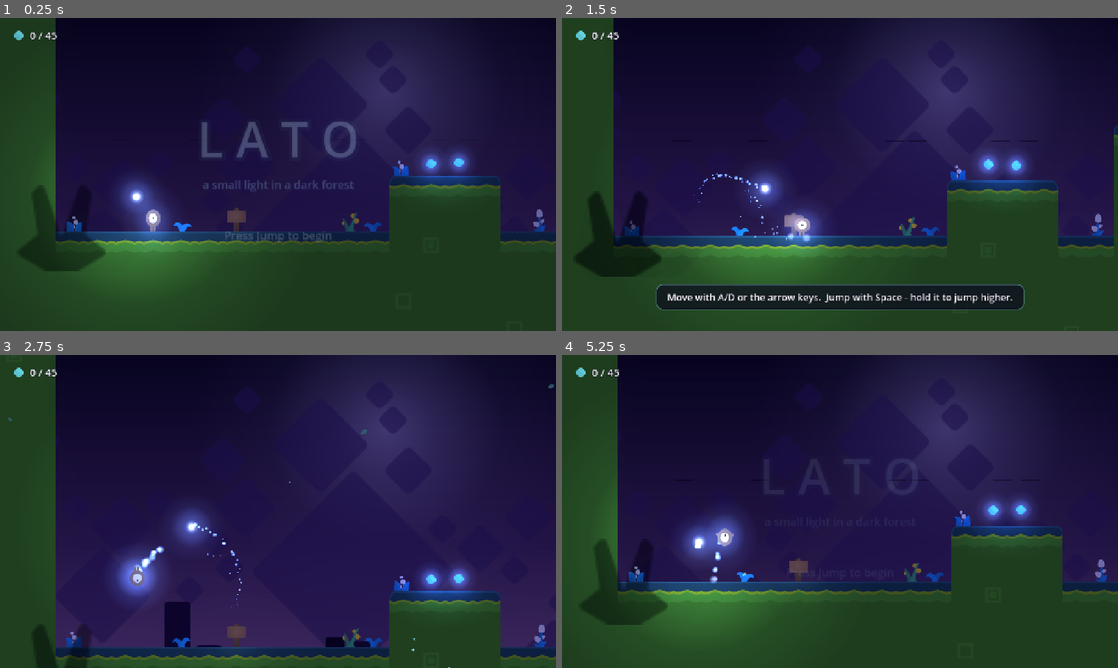
Above: before the commit, frames 1-4 (two rows, left to right).
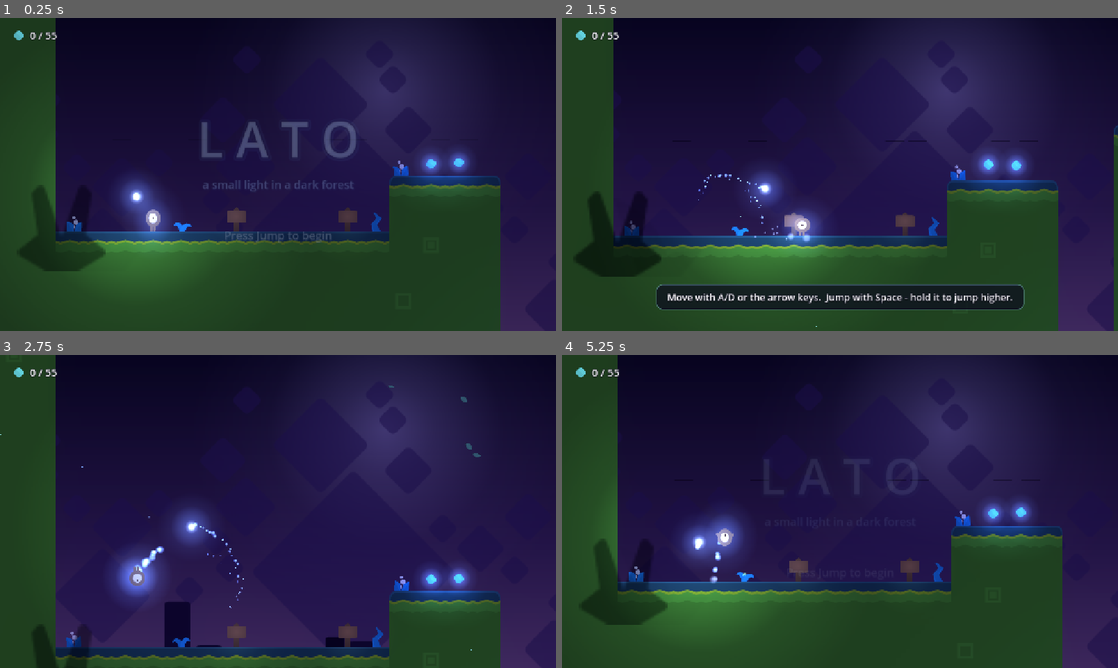
Above: after the commit, the same moments.

Repository: lenhoare/lato
Game: Godot game, scene res://scenes/main.tscn
The game is run twice, just before and just after one commit, with the same random seed, the same clock (stepped at 60 frames per second) and the same inputs.
Inputs (mouse positions are in pixels of both pictures, inside the frame that each line leads up to):
- Up to frame 1 (0.25 s): no input
- Up to frame 2 (1.5 s): tap Enter at 0.5 s; move the mouse to (962, 158) at 0.52 s; hold D (move_right) 0.53-1.25 s; hold C (bash) 0.53-1.25 s; click (962, 158) at 0.67 s; tap Space (jump) at 0.77, 1.07 s; tap Shift (dash) at 0.8 s; drag from (728, 190) to (995, 174) at 1.27 s
- Up to frame 3 (2.75 s): move the mouse to (333, 442) at 2.02 s; hold A (move_left) from 2.03 s (still down); hold Space (jump) from 2.03 s (still down); click (333, 442) at 2.17 s; tap C (bash) at 2.3 s
- Up to frame 4 (5.25 s): release A (move_left) at 2.75 s; release Space (jump) at 2.75 s; drag from (812, 574) to (1017, 577) at 2.77 s; move the mouse to (1006, 558) at 3.52 s; hold D (move_right) 3.53-4.25 s; hold Shift (dash) 3.53-4.25 s; click (1006, 558) at 3.67 s; tap Space (jump) at 3.77, 3.8, 4.07 s; tap M (map) at 4.15 s; drag from (673, 464) to (795, 564) at 4.27 s; tap R (restart) at 5 s; move the mouse to (867, 511) at 5.02 s; hold D (move_right) from 5.03 s (still down); hold Shift (dash) from 5.03 s (still down); tap K at 5.1 s; click (867, 511) at 5.17 s

The runs differ from the first frame. In frame 1, 3.4% of the frame differs, in the area x 8-100%, y 4-100%; in frame 2, 3.4%; in frame 3, 1.2%; in frame 4, 3.4%.

Commit message:
Add swimming and an underground lake
- '~' water tiles: translucent water drawn over the player with a
  bobbing surface, bubbles and glow
- Free swimming with buoyancy, jump-to-kick underwater, leap out at the
  surface; dash and bash work underwater
- Splashes on entry/exit, swim sounds, blue tint and muffled audio while
  submerged, water shown on the map
- Hidden lake under the meadow with orbs and an enemy

Co-Authored-By: Claude Opus 5.5 <noreply@anthropic.com>
Claude-Session: https://claude.ai/code/session_01SbMPVJgnTmiar6GJ6yuRGZ

Diff:
--- a/scripts/game.gd
+++ b/scripts/game.gd
@@ -11,6 +11,7 @@
 signal camera_shake(strength: float, duration: float)
 signal screen_flash(color: Color, duration: float)
 signal saved
+signal underwater_changed(value: bool)
 ## Something pushed the air (dash, bash, landing...): plants and vines react.
 signal world_impulse(pos: Vector2, radius: float, strength: float)
 
@@ -40,6 +41,8 @@
 ## set by test tools to skip the title screen
 var skip_title := false
 var player: Node2D
+var level: Node  # main.gd, for tile queries such as is_water_at()
+var underwater := false
 
 var _slowmo_tween: Tween
 
@@ -51,6 +54,17 @@
 
 
 # --- Saving -------------------------------------------------------------------
+
+func set_underwater(value: bool) -> void:
+	if value == underwater:
+		return
+	underwater = value
+	underwater_changed.emit(value)
+
+
+func is_water_at(pos: Vector2) -> bool:
+	return is_instance_valid(level) and level.is_water_at(pos)
+
 
 func impulse(pos: Vector2, radius: float, strength: float) -> void:
 	world_impulse.emit(pos, radius, strength)
--- a/scripts/hud.gd
+++ b/scripts/hud.gd
@@ -24,6 +24,14 @@
 	_flash.color = Color(1, 1, 1, 0)
 	_flash.mouse_filter = Control.MOUSE_FILTER_IGNORE
 	add_child(_flash)
+
+	var tint := ColorRect.new()
+	tint.set_anchors_preset(Control.PRESET_FULL_RECT)
+	tint.color = Color(0.1, 0.35, 0.75, 0.0)
+	tint.mouse_filter = Control.MOUSE_FILTER_IGNORE
+	add_child(tint)
+	Game.underwater_changed.connect(func(v: bool) -> void:
+		create_tween().tween_property(tint, "color:a", 0.22 if v else 0.0, 0.3))
 
 	# counters (top-left)
 	var top := VBoxContainer.new()
--- a/scripts/main.gd
+++ b/scripts/main.gd
@@ -13,6 +13,7 @@
 ##   3  bash shrine                 4  glide shrine
 ##   s  secret: looks solid but you can walk through it
 ##   W  updraft (rising wind)       G  goal
+##   ~  water (swim!)
 
 @export_file("*.txt") var level_path := "res://levels/level1.txt"
 @export_enum("Green", "Blue", "Brown", "Yellow") var tile_color := "Green"
@@ -46,6 +47,7 @@
 const Title := preload("res://scripts/title.gd")
 const MapScreen := preload("res://scripts/map_screen.gd")
 const Vine := preload("res://scripts/vine.gd")
+const Water := preload("res://scripts/water.gd")
 
 const SHRINES := {"1": "double_jump", "2": "dash", "3": "bash", "4": "glide"}
 
@@ -59,10 +61,13 @@
 var world: Node2D
 var player: Player
 var _secret_cells := {}  # Vector2i -> secret id
+var water := {}  # Vector2i -> true
 
 
 func _ready() -> void:
 	_load_level()
+	_find_water()
+	Game.level = self
 	Game.init_map(Vector2i(width, height))
 	_build_environment()
 	world = Node2D.new()
@@ -70,6 +75,7 @@
 	add_child(world)
 	_build_tileset()
 	_build_terrain()
+	_build_water()
 	_build_objects()
 	_build_decorations()
 	_build_vines()
@@ -263,6 +269,54 @@
 		if cell(p.x + d.x, p.y + d.y) in ["s", "o", "k", "#"]:
 			n += 1
 	return n >= 3
+
+
+func _find_water() -> void:
+	for y in height:
+		for x in width:
+			if cell(x, y) == "~":
+				water[Vector2i(x, y)] = true
+	# items / enemies placed in water count as water too
+	for _pass in 2:
+		for y in height:
+			for x in width:
+				var p := Vector2i(x, y)
+				if water.has(p) or not cell(x, y) in ["o", "k", "E", "L"]:
+					continue
+				var n := 0
+				for d in [Vector2i.LEFT, Vector2i.RIGHT, Vector2i.UP, Vector2i.DOWN]:
+					if water.has(p + d):
+						n += 1
+				if n >= 2:
+					water[p] = true
+
+
+func is_water_at(pos: Vector2) -> bool:
+	return water.has(Vector2i(floori(pos.x / TILE), floori(pos.y / TILE)))
+
+
+func _build_water() -> void:
+	var seen := {}
+	for start in water.keys():
+		if seen.has(start):
+			continue
+		var group: Array[Vector2i] = []
+		var stack: Array[Vector2i] = [start]
+		seen[start] = true
+		while not stack.is_empty():
+			var p: Vector2i = stack.pop_back()
+			group.append(p)
+			for d in [Vector2i.LEFT, Vector2i.RIGHT, Vector2i.UP, Vector2i.DOWN]:
+				var q: Vector2i = p + d
+				if water.has(q) and not seen.has(q):
+					seen[q] = true
+					stack.append(q)
+		var w := Water.new()
+		w.cells = group
+		for p in group:
+			if not water.has(p + Vector2i.UP):
+				w.surface[p] = true
+		world.add_child(w)
 
 
 func secret_at(p: Vector2i) -> String:
--- a/scripts/map_screen.gd
+++ b/scripts/map_screen.gd
@@ -12,6 +12,7 @@
 const C_WIND := Color(0.35, 0.55, 0.95, 0.9)
 const C_CRACK := Color(0.7, 0.5, 0.35)
 const C_DOOR := Color(0.4, 1.0, 0.75)
+const C_WATER := Color(0.2, 0.45, 0.85, 0.95)
 
 var level: Node  # main.gd (provides cell(), width, height, secret_at())
 var _open := false
@@ -203,6 +204,8 @@
 			if not _solid_for_map(x + d.x, y + d.y) and level.cell(x + d.x, y + d.y) != "#":
 				return C_EDGE
 		return C_GROUND
+	if level.water.has(Vector2i(x, y)):
+		return C_WATER
 	match c:
 		"=":
 			return C_PLATFORM
--- a/scripts/player.gd
+++ b/scripts/player.gd
@@ -54,6 +54,15 @@
 @export var glide_fall_speed := 115.0
 @export var glide_speed := 460.0
 @export var updraft_speed := 560.0
+
+@export_group("Swim")
+@export var swim_speed := 300.0
+@export var swim_accel := 1500.0
+## Jump underwater kicks you forward in the direction you're holding.
+@export var swim_kick_speed := 620.0
+@export var swim_kick_cooldown := 0.35
+## Jump at the surface leaps out (fraction of a normal jump).
+@export var water_jump_mult := 0.95
 
 @export_group("Bash")
 @export var bash_radius := 210.0
@@ -99,6 +108,8 @@
 var _last_step := -1
 var _spark_timer := 0.0
 var _whoosh_timer := 0.0
+var swimming := false
+var _swim_kick_timer := 0.0
 
 var frames := {}
 
@@ -136,7 +147,7 @@
 
 func _load_frames() -> void:
 	for n in ["stand", "walk1", "walk2", "walk3", "walk4", "walk5", "up1", "up2", "up3",
-			"fall", "roll", "duck", "hit", "switch1", "switch2", "dead"]:
+			"fall", "roll", "duck", "hit", "switch1", "switch2", "dead", "swim1", "swim2"]:
 		var path := "res://assets/PNG/Players/Player %s/player%s_%s.png" % [skin, skin, n]
 		frames[n] = load(path)
 
@@ -193,6 +204,16 @@
 
 
 func _process_normal(delta: float) -> void:
+	var center := global_position + Vector2(0, -BODY_HALF_HEIGHT)
+	var in_water := Game.is_water_at(center)
+	if in_water != swimming:
+		_water_transition(in_water)
+	swimming = in_water
+	Game.set_underwater(in_water and Game.is_water_at(center + Vector2(0, -26)))
+	if swimming:
+		_process_swim(delta)
+		return
+
 	var input_x := Input.get_axis("move_left", "move_right")
 	var jump_held := Input.is_action_pressed("jump")
 	var on_floor := is_on_floor()
@@ -281,6 +302,73 @@
 		_start_dash(input_x)
 	elif Input.is_action_just_pressed("bash") and Game.has("bash"):
 		_try_bash()
+
+
+func _process_swim(delta: float) -> void:
+	var input := Input.get_vector("move_left", "move_right", "move_up", "move_down")
+	var center := global_position + Vector2(0, -BODY_HALF_HEIGHT)
+	var at_surface := not Game.is_water_at(center + Vector2(0, -28))
+	air_jumps_left = 1
+	dash_available = true
+	glide_armed = false
+	gliding = false
+	wall_sliding = false
+	wall_dir = 0
+	_swim_kick_timer -= delta
+
+	var accel := swim_accel if input != Vector2.ZERO else swim_accel * 0.5
+	if velocity.length() > swim_speed * 1.05:
+		accel = 1100.0  # water drag after a kick or a dive
+	velocity = velocity.move_toward(input * swim_speed, accel * delta)
+	if input.y == 0.0 and not at_surface:
+		velocity.y = move_toward(velocity.y, -70.0, 380.0 * delta)  # gentle buoyancy
+	if at_surface and input.y <= 0.0 and velocity.y < 0.0:
+		velocity.y = move_toward(velocity.y, 0.0, 3200.0 * delta)  # float at the top
+	if input.x != 0.0:
+		facing = int(signf(input.x))
+
+	if jump_buffer_timer > 0.0:
+		if at_surface:
+			jump_buffer_timer = 0.0
+			velocity.y = jump_velocity * water_jump_mult
+			can_jump_cut = true
+			_squash(Vector2(0.72, 1.32))
+			Sfx.play("jump")
+		elif _swim_kick_timer <= 0.0:
+			jump_buffer_timer = 0.0
+			_swim_kick_timer = swim_kick_cooldown
+			var dir := input.normalized() if input != Vector2.ZERO else Vector2(facing, 0)
+			velocity = dir * swim_kick_speed
+			_squash(Vector2(0.8, 1.2))
+			Sfx.play("swim", 1.0, -3.0, 0.12)
+			FX.burst(get_parent(), center - dir * 20.0, Color(0.7, 0.95, 1.3, 0.7), 8, 120.0, 0.7, 0.6,
+					-dir, 40.0, -60.0)
+			Game.impulse(center, 120.0, 1.0)
+
+	if Input.is_action_just_pressed("dash") and Game.has("dash") and dash_cooldown_timer <= 0.0:
+		_start_dash(input.x)
+	elif Input.is_action_just_pressed("bash") and Game.has("bash"):
+		_try_bash()
+
+
+func _water_transition(entering: bool) -> void:
+	var speed := absf(velocity.y)
+	var surface_y := floorf((global_position.y - BODY_HALF_HEIGHT) / 64.0) * 64.0
+	if not entering:
+		surface_y += 64.0
+	var at := Vector2(global_position.x, surface_y)
+	if entering:
+		velocity *= 0.45
+		can_jump_cut = false
+		if speed > 150.0:
+			Sfx.play("splash", 1.0, linear_to_db(clampf(speed / 900.0, 0.3, 1.0)))
+			FX.burst(get_parent(), at, Color(0.75, 0.95, 1.4, 0.9), int(10 + speed / 60.0), 200.0 + speed * 0.3,
+					0.6, 0.9, Vector2.UP, 35.0, 900.0)
+			FX.ring(get_parent(), at, Color(0.7, 0.9, 1.4, 0.6), 50.0 + speed * 0.04, 0.35, 3.0)
+			Game.impulse(at, 160.0, 1.5)
+	elif speed > 150.0:
+		Sfx.play("splash", 1.3, -6.0)
+		FX.burst(get_parent(), at, Color(0.75, 0.95, 1.4, 0.8), 10, 220.0, 0.5, 0.8, Vector2.UP, 30.0, 900.0)
 
 
 func _after_move(was_on_floor: bool, pre_velocity: Vector2) -> void:
@@ -545,6 +633,8 @@
 	velocity = Vector2.ZERO
 	state = State.NORMAL
 	in_updraft = 0
+	swimming = false
+	Game.set_underwater(false)
 	air_jumps_left = 1
 	dash_available = true
 	visual.modulate.a = 1.0
@@ -610,6 +700,16 @@
 			trail.emitting = true
 			return
 
+	if swimming and state == State.NORMAL:
+		var sp := velocity.length()
+		anim_time += delta * (3.0 + sp / 60.0)
+		_set_frame("swim1" if int(anim_time) % 2 == 0 else "swim2")
+		if sp > 40.0:
+			target_rot = clampf(Vector2(absf(velocity.x), velocity.y).angle(), -1.3, 1.3) * facing
+		pivot.rotation = lerp_angle(pivot.rotation, target_rot, 1.0 - exp(-8.0 * delta))
+		trail.emitting = false
+		glow.modulate.a = lerpf(glow.modulate.a, 0.5, 1.0 - exp(-6.0 * delta))
+		return
 	if spin != 0.0:
 		var step := signf(spin) * minf(absf(spin), 22.0 * delta)
 		pivot.rotation += step
--- a/scripts/sfx.gd
+++ b/scripts/sfx.gd
@@ -98,6 +98,20 @@
 		reverb.dry = 1.0
 		AudioServer.add_bus_effect(idx, reverb)
 	AudioServer.set_bus_volume_db(AudioServer.get_bus_index("Music"), -6.0)
+	# muffled sound underwater: a low-pass on both buses, toggled by Game.underwater
+	for bus_name in ["Music", "SFX"]:
+		var idx := AudioServer.get_bus_index(bus_name)
+		var lp := AudioEffectLowPassFilter.new()
+		lp.cutoff_hz = 700.0
+		AudioServer.add_bus_effect(idx, lp)
+		AudioServer.set_bus_effect_enabled(idx, AudioServer.get_bus_effect_count(idx) - 1, false)
+	Game.underwater_changed.connect(_on_underwater)
+
+
+func _on_underwater(value: bool) -> void:
+	for bus_name in ["Music", "SFX"]:
+		var idx := AudioServer.get_bus_index(bus_name)
+		AudioServer.set_bus_effect_enabled(idx, AudioServer.get_bus_effect_count(idx) - 1, value)
 
 
 # ---------------------------------------------------------------------------
@@ -217,6 +231,10 @@
 	sounds["goal"] = sounds["shrine"]
 	sounds["locked"] = _mix(_tone(0.12, 200, 180, 0.002, 2.0, [1.0, 0.5], 0.3, "tri"),
 			_tone(0.12, 160, 150, 0.002, 2.0, [1.0, 0.5], 0.3, "tri"), 0.13)
+	sounds["splash"] = _mix(_noise(0.55, 0.5, 0.03, 0.003, 1.8, 0.75),
+			_tone(0.18, 500, 180, 0.002, 2.0, [1.0], 0.12))
+	sounds["swim"] = _mix(_noise(0.3, 0.06, 0.02, 0.03, 1.5, 0.6),
+			_tone(0.2, 380, 620, 0.01, 2.0, [1.0], 0.1))
 	sounds["glide"] = _make_wind()
 	sounds["wall"] = _make_scrape()
 	for k in sounds.keys():
--- /dev/null
+++ b/scripts/water.gd
@@ -0,0 +1,56 @@
+extends Node2D
+## Water body drawn over the player (so you look submerged), with a gently
+## bobbing surface, rising bubbles and a soft glow. Physics lives in the player
+## (it asks Game.level.is_water_at()).
+
+const TILE := 64.0
+var cells: Array[Vector2i] = []
+var surface: Dictionary = {}  # Vector2i -> true for top cells
+
+var _tops: Array[Sprite2D] = []
+var _t := 0.0
+
+
+func _ready() -> void:
+	z_index = 15
+	var fill: Texture2D = load("res://assets/PNG/Other/fluidBlue.png")
+	var top: Texture2D = load("res://assets/PNG/Other/fluidBlue_top.png")
+	var bounds := Rect2(Vector2(cells[0]) * TILE, Vector2.ZERO)
+	for c in cells:
+		var s := Sprite2D.new()
+		s.centered = false
+		s.position = Vector2(c) * TILE
+		s.texture = top if surface.has(c) else fill
+		s.modulate = Color(0.55, 0.8, 1.15, 0.5)
+		add_child(s)
+		if surface.has(c):
+			_tops.append(s)
+		bounds = bounds.expand(Vector2(c) * TILE).expand(Vector2(c + Vector2i.ONE) * TILE)
+	var bubbles := CPUParticles2D.new()
+	bubbles.texture = FX.dot_texture()
+	bubbles.material = FX.additive_material()
+	bubbles.amount = int(clampf(bounds.size.x * bounds.size.y / 9000.0, 8, 90))
+	bubbles.lifetime = 3.5
+	bubbles.preprocess = 3.5
+	bubbles.emission_shape = CPUParticles2D.EMISSION_SHAPE_RECTANGLE
+	bubbles.emission_rect_extents = Vector2(bounds.size.x / 2.0, 10)
+	bubbles.position = Vector2(bounds.get_center().x, bounds.end.y - 20)
+	bubbles.direction = Vector2.UP
+	bubbles.spread = 8.0
+	bubbles.gravity = Vector2(0, -30)
+	bubbles.initial_velocity_min = 30.0
+	bubbles.initial_velocity_max = 80.0
+	bubbles.scale_amount_min = 0.3
+	bubbles.scale_amount_max = 0.8
+	bubbles.color = Color(0.7, 0.95, 1.3, 0.45)
+	add_child(bubbles)
+	# faint glow through the water
+	var light := FX.make_light(maxf(bounds.size.x, bounds.size.y) * 0.6, Color(0.3, 0.6, 1.0), 0.35)
+	light.position = bounds.get_center()
+	add_child(light)
+
+
+func _process(delta: float) -> void:
+	_t += delta
+	for s in _tops:
+		s.offset.y = sin(_t * 2.2 + s.position.x * 0.03) * 2.5
--- a/tools/shot.gd
+++ b/tools/shot.gd
@@ -158,3 +158,17 @@
 	if f == 10: Input.action_press("move_right")
 	if f == 40: Input.action_press("dash")
 	if f == 42: Input.action_release("dash")
+
+# drop into the lake, swim right, kick, then surface
+func _script_swim(f: int, p: Player) -> void:
+	if f == 60: Input.action_press("move_right")
+	if f == 100: Input.action_press("move_down")
+	if f == 130: _press("jump")
+	if f == 160: Input.action_release("move_down")
+	if f % 15 == 0: _log(p); print("   swim=", p.swimming, " under=", Game.underwater)
+
+func _script_surface(f: int, p: Player) -> void:
+	if f == 5: Input.action_press("move_up")
+	if f == 120: Input.action_press("jump")
+	if f == 121: Input.action_press("move_left")
+	if f % 15 == 0: _log(p); print("   swim=", p.swimming)
Not shown, changed: levels/level1.txt
Not shown, added: scripts/water.gd.uid
